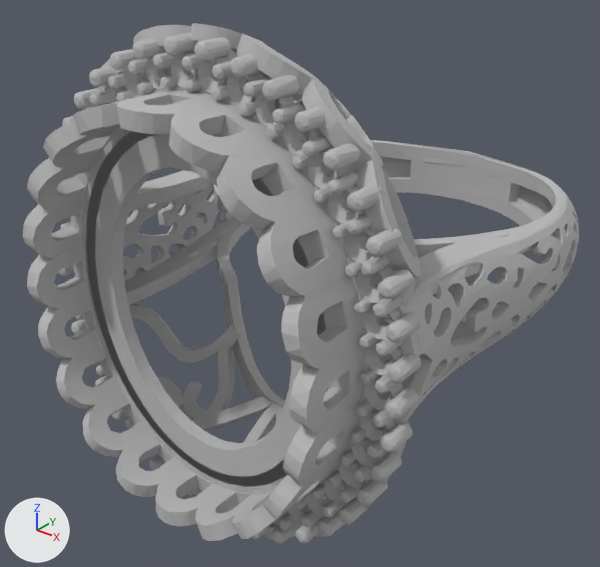
What one commit did to the glTF model public/nhan2.glb.
Both versions are drawn from a camera (50 mm lens) standing at (24.3, -38.4, 17.6) and looking at (-0.8, -7.0, -1.9). Every picture has the same lights, and +X, +Y and +Z are marked at lower left. The older version comes first. Where no turn or scale is listed for an object, it has been applied to the vertices.

Names of what the first picture shows: 'Node'.
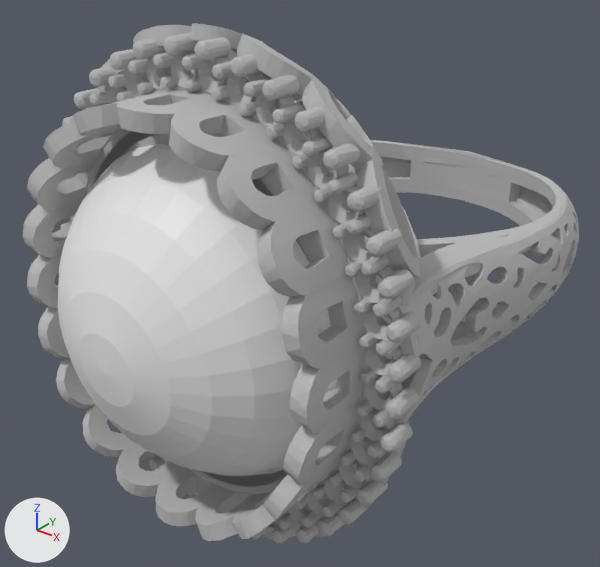
Edits to the scene script, one JSON object a line:
```json
{"op": "add", "block": "me_sphere_020", "code": ["me_sphere_020 = bpy.data.meshes.new('Sphere.020')", "me_sphere_020.from_pydata(...)  # 482 vertices, 960 faces; spans x -8.5..8.5, y -8.5..8.5, z -8.5..8.5"]}
{"op": "add", "block": "ob_sphere", "code": ["ob_sphere = bpy.data.objects.new('Sphere', me_sphere_020)", "ob_sphere.location = (0.08, -12.42, -0.01)"]}
```

Pixel boxes [x1, y1, x2, y2] of what changed, in the pictures (600 x 567 px):
```json
{"object": "Sphere", "change": "added", "after": [58, 131, 421, 476]}
```
